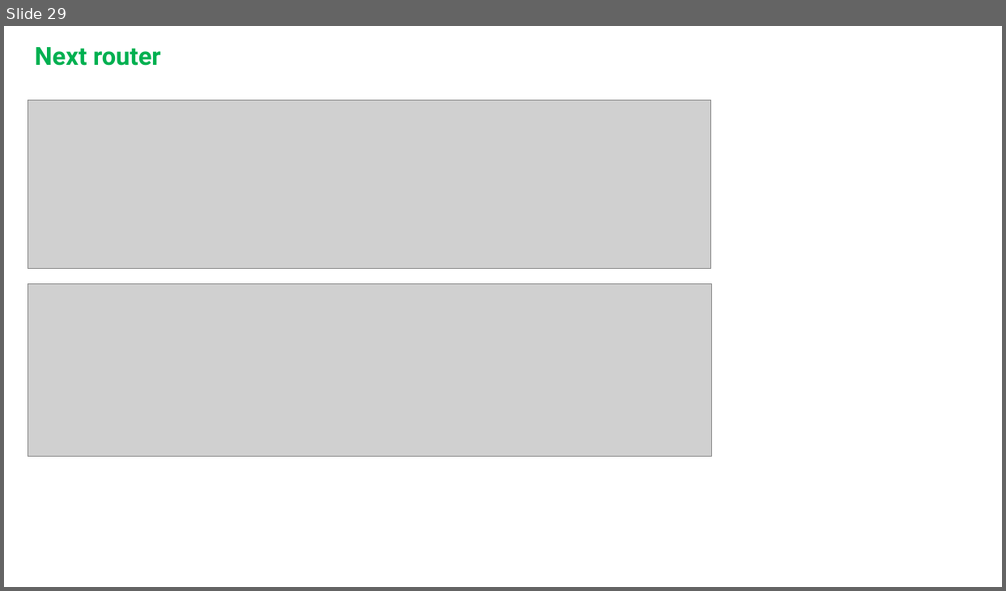
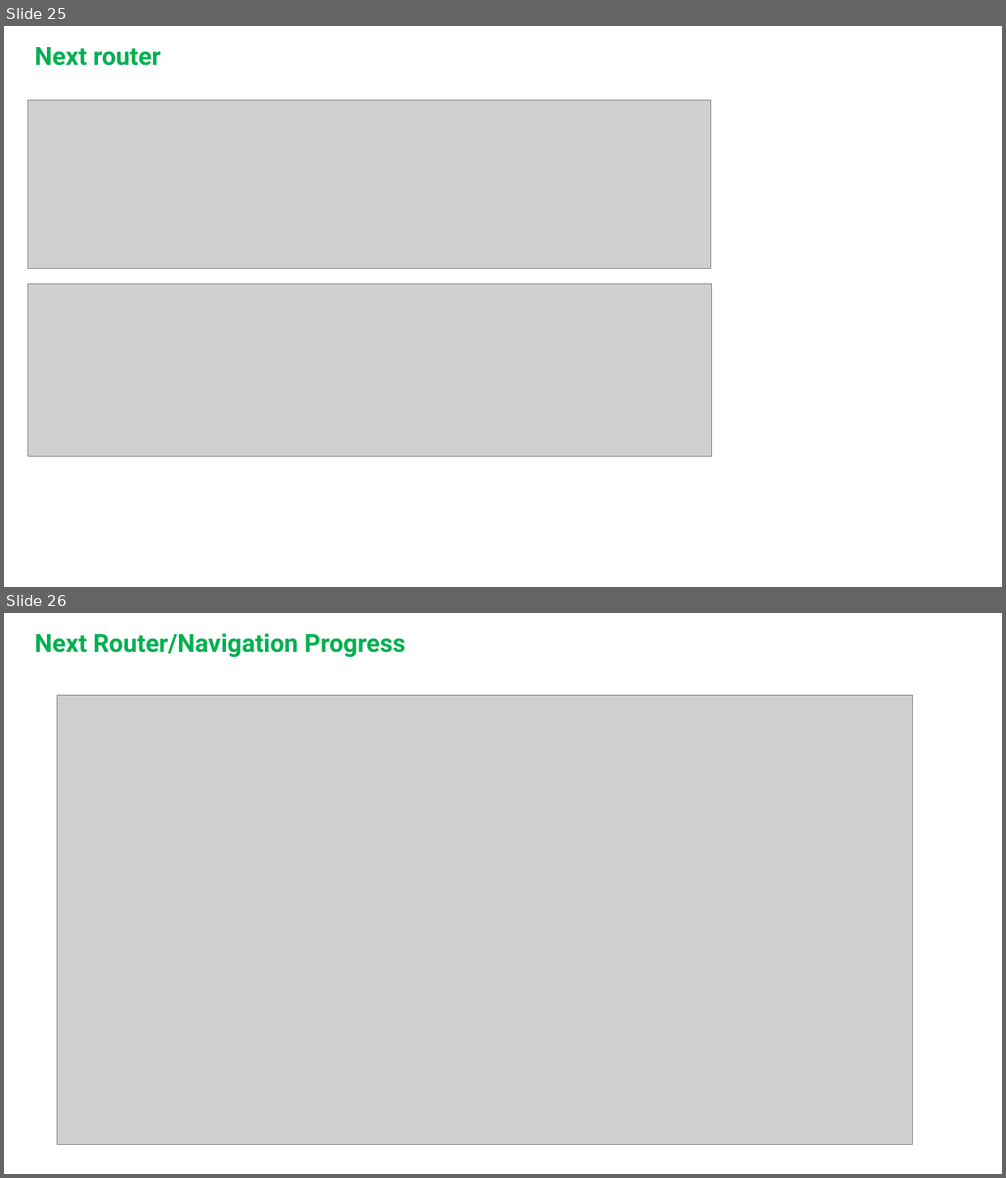
Before and after one commit to saidurwd/Nextjs-Prisma-Batch, a slide deck: PPT/3. Next js foundation.pptx. Shown one above the other, each under a label of ours: slide 29 before the commit, slides 25 and 26 after it. The pictures are 1006x591 and 1006x1178 pixels, drawn with LibreOffice and Linux fonts; fonts in the diff are those of the drawing; grey boxes stand for pictures; background and template pictures are left out. Boxes give left, top, right and bottom in pixels: in the first picture for what was removed or moved away, otherwise in the second. Text is boxed around its words. In the diff, an @@ line names an element or a change of style, - is before the commit and + after.

```diff
--- a/PPT/3. Next js foundation.pptx
+++ b/PPT/3. Next js foundation.pptx
@@ slide 26 added at (x1=4, y1=613, x2=1002, y2=1174), background picture (left out) @@
@@ text added at (x1=35, y1=633, x2=406, y2=658), 24 pt, text #00B050, bold @@
+Next Router/Navigation Progress
@@ picture added at (x1=57, y1=695, x2=913, y2=1144) @@
@@ what was slide 29 is now slide 25 @@
```
Also in this commit, not shown: 2 slides changed, 1 other slide added, 5 slides removed.
